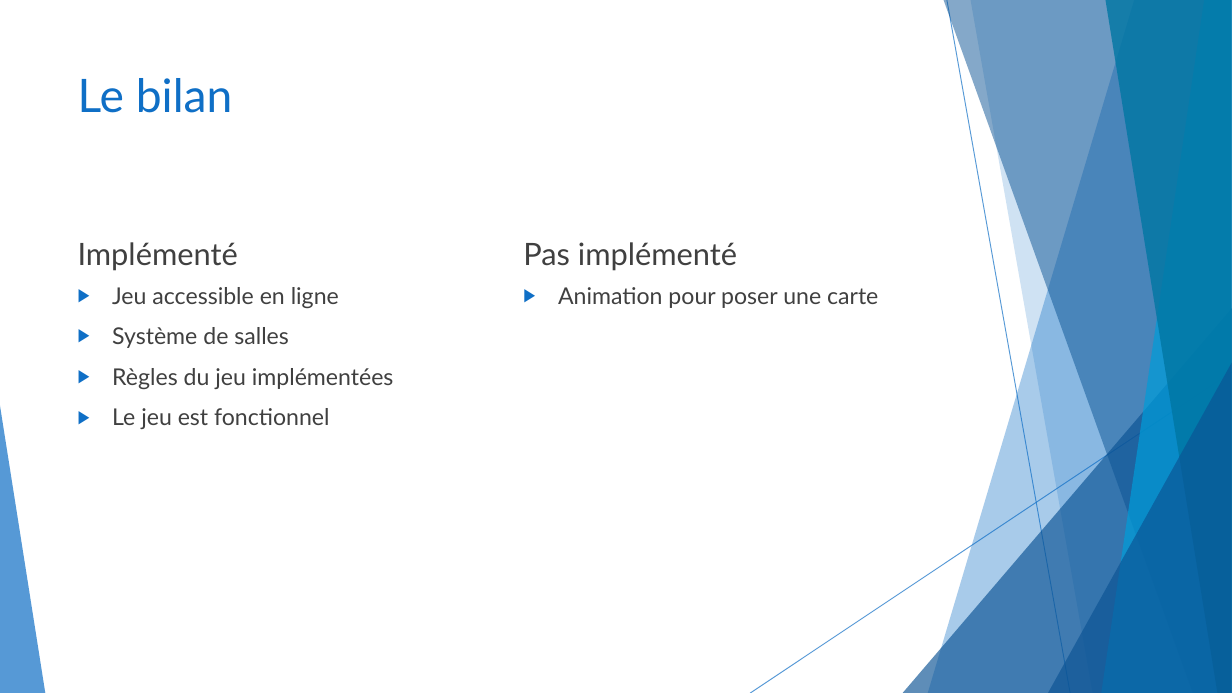
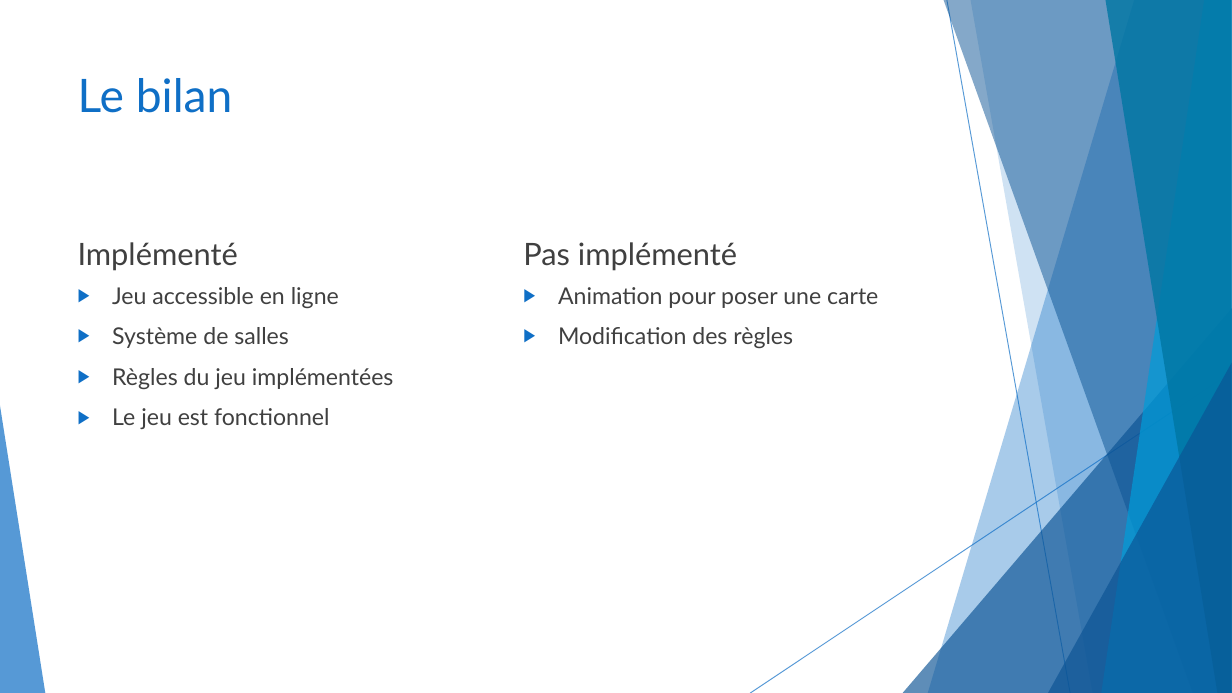
Before and after one commit to CeKonVeu/KingSkullClassicOnline, a slide deck: slide 8 of doc/King Skull Classic Online.pptx. Drawn at 1232x693 pixels with LibreOffice and Linux fonts; fonts in the diff are those of the drawing. Boxes give left, top, right and bottom in pixels: in the first picture for what was removed or moved away, otherwise in the second. Text is boxed around its words. In the diff, an @@ line names an element or a change of style, - is before the commit and + after.

```diff
--- a/doc/King Skull Classic Online.pptx
+++ b/doc/King Skull Classic Online.pptx
@@ text at box(558, 327, 793, 348): paragraph added @@
+▶ Modification des règles
```
Also in this commit, not shown: 3 other slides changed, 2 slides added.
